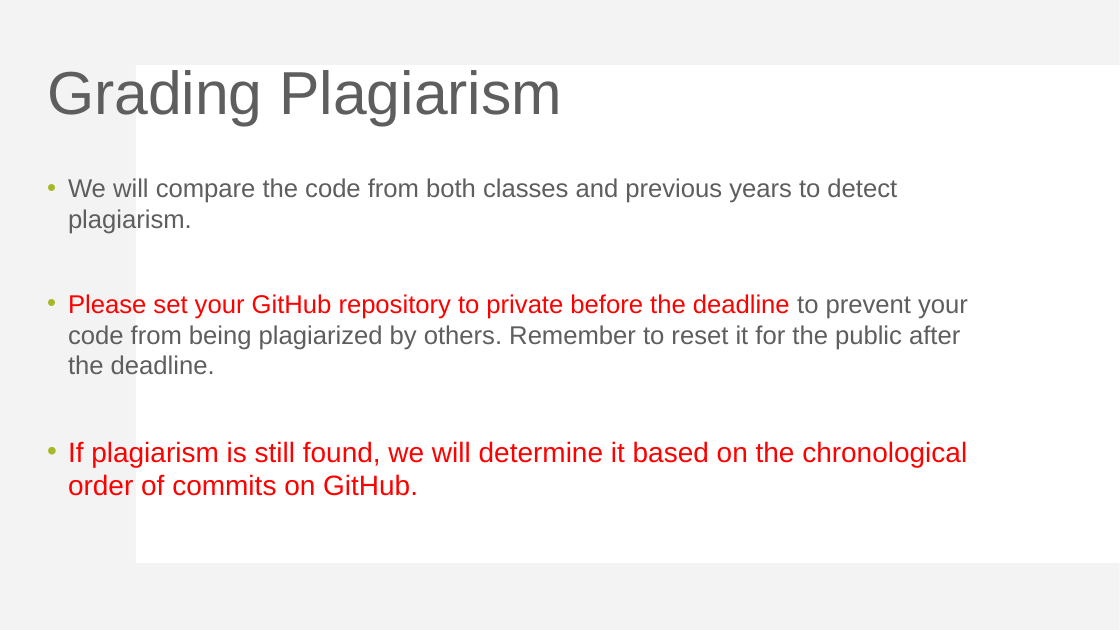
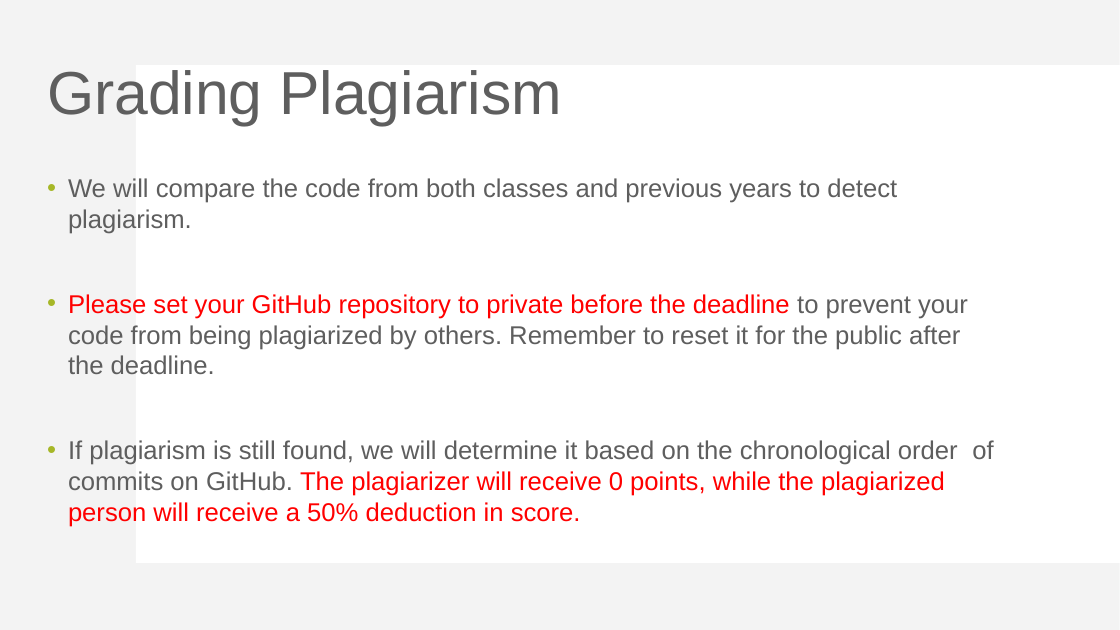
Before and after one commit to 3normousz/i2p2-minichess, a slide deck: slide 84 of document/Mini-Project-3-introduction.pptx. Drawn at 1120x630 pixels with LibreOffice and Linux fonts; fonts in the diff are those of the drawing. Boxes give left, top, right and bottom in pixels: in the first picture for what was removed or moved away, otherwise in the second. Text is boxed around its words. In the diff, an @@ line names an element or a change of style, - is before the commit and + after.

Commit message:
Update introduction.pptx, Fix invalid move check and default chess symbol

```diff
--- a/document/Mini-Project-3-introduction.pptx
+++ b/document/Mini-Project-3-introduction.pptx
@@ text at [68,440,993,527]: text changed; size 24 to 22 pt @@
-• If plagiarism is still found, we will determine it based on the chronological order of commits on GitHub.
+• If plagiarism is still found, we will determine it based on the chronological order of commits on GitHub. The plagiarizer will receive 0 points, while the plagiarized person will receive a 50% deduction in score.
```
Also in this commit, not shown: 2 other files.
